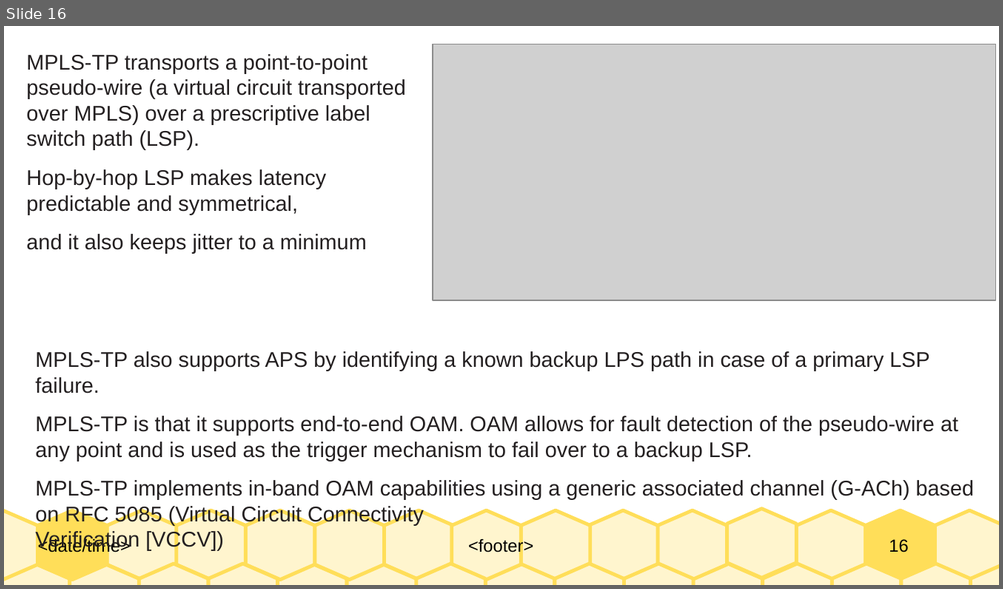
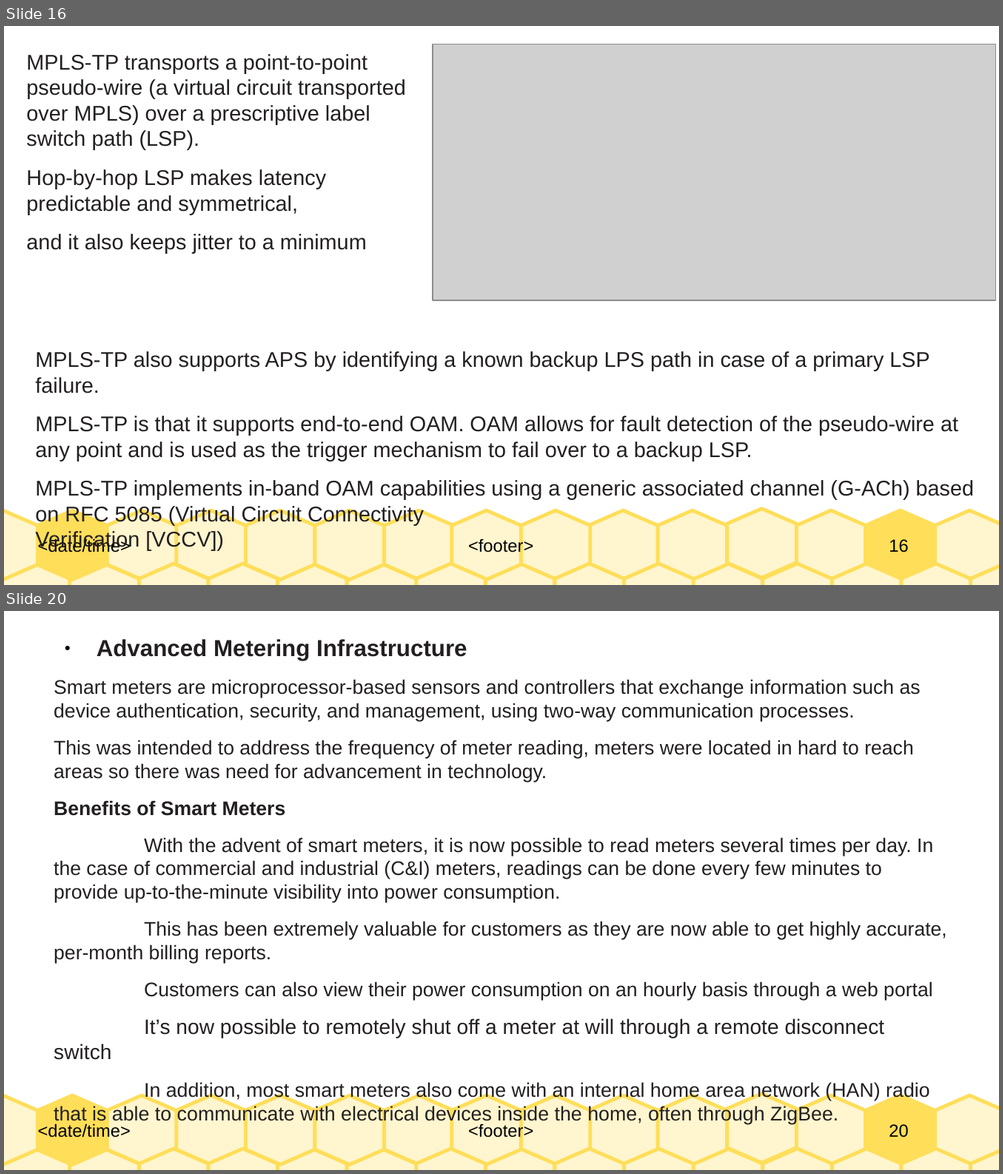
Before and after one commit to Dihfahsih1/Masters-Software-Engineering, a slide deck: yr-sem1/IoT/chapter-11-summary.odp. Shown one above the other, each under a label of ours: slide 16 before the commit, slides 16 and 20 after it; the slides between them are not shown. The pictures are 1003x589 and 1003x1174 pixels, drawn with LibreOffice and Linux fonts; fonts in the diff are those of the drawing; grey boxes stand for pictures. Boxes give left, top, right and bottom in pixels: in the first picture for what was removed or moved away, otherwise in the second. Text is boxed around its words. In the diff, an @@ line names an element or a change of style, - is before the commit and + after.

```diff
--- a/yr-sem1/IoT/chapter-11-summary.odp
+++ b/yr-sem1/IoT/chapter-11-summary.odp
@@ slide 20 added at [4,611,999,1170], background #FFFFFF; not listed: 33 template elements that a slide beside it also shows @@
@@ text added at [54,639,946,1125], 15.7 pt, text #231F20 @@
+● Advanced Metering Infrastructure
+Smart meters are microprocessor-based sensors and controllers that exchange information such as device authentication, security, and management, using two-way communication processes.
+This was intended to address the frequency of meter reading, meters were located in hard to reach areas so there was need for advancement in technology.
+Benefits of Smart Meters
+With the advent of smart meters, it is now possible to read meters several times per day. In the case of commercial and industrial (C&I) meters, readings can be done every few minutes to provide up-to-the-minute visibility into power consumption.
+This has been extremely valuable for customers as they are now able to get highly accurate, per-month billing reports.
+Customers can also view their power consumption on an hourly basis through a web portal
+It’s now possible to remotely shut off a meter at will through a remote disconnect switch
+In addition, most smart meters also come with an internal home area network (HAN) radio that is able to communicate with electrical devices inside the home, often through ZigBee.
```
Also in this commit, not shown: 1 slide changed, 15 other slides added, 1 slide removed, 1 other file.
